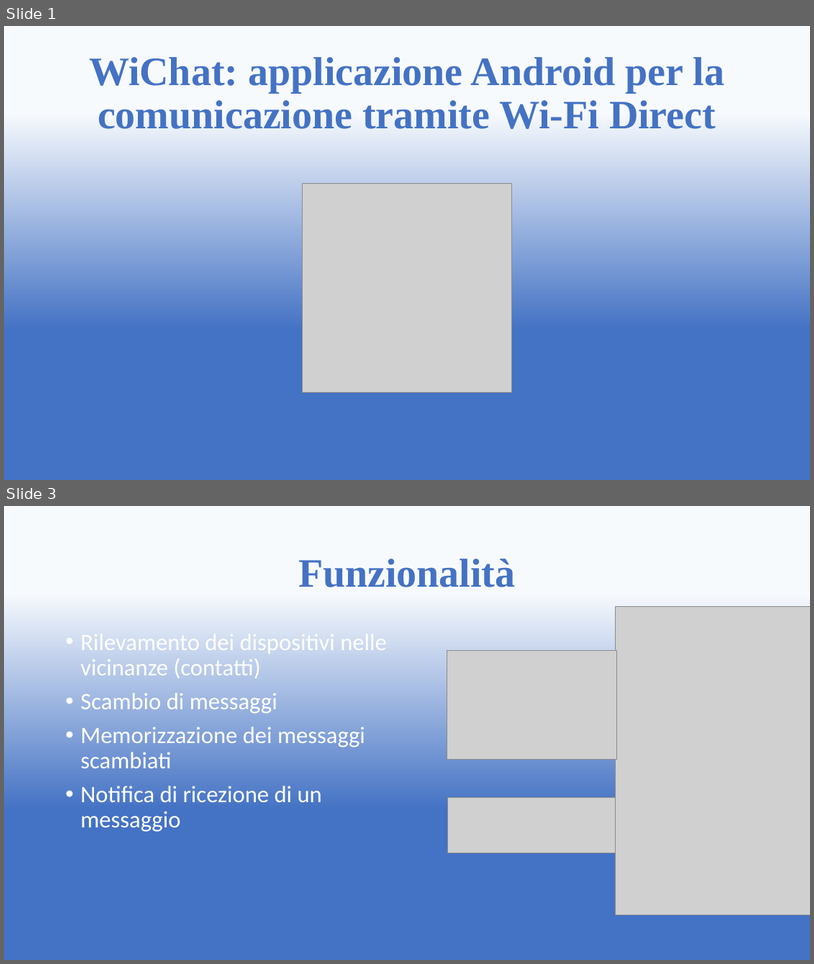
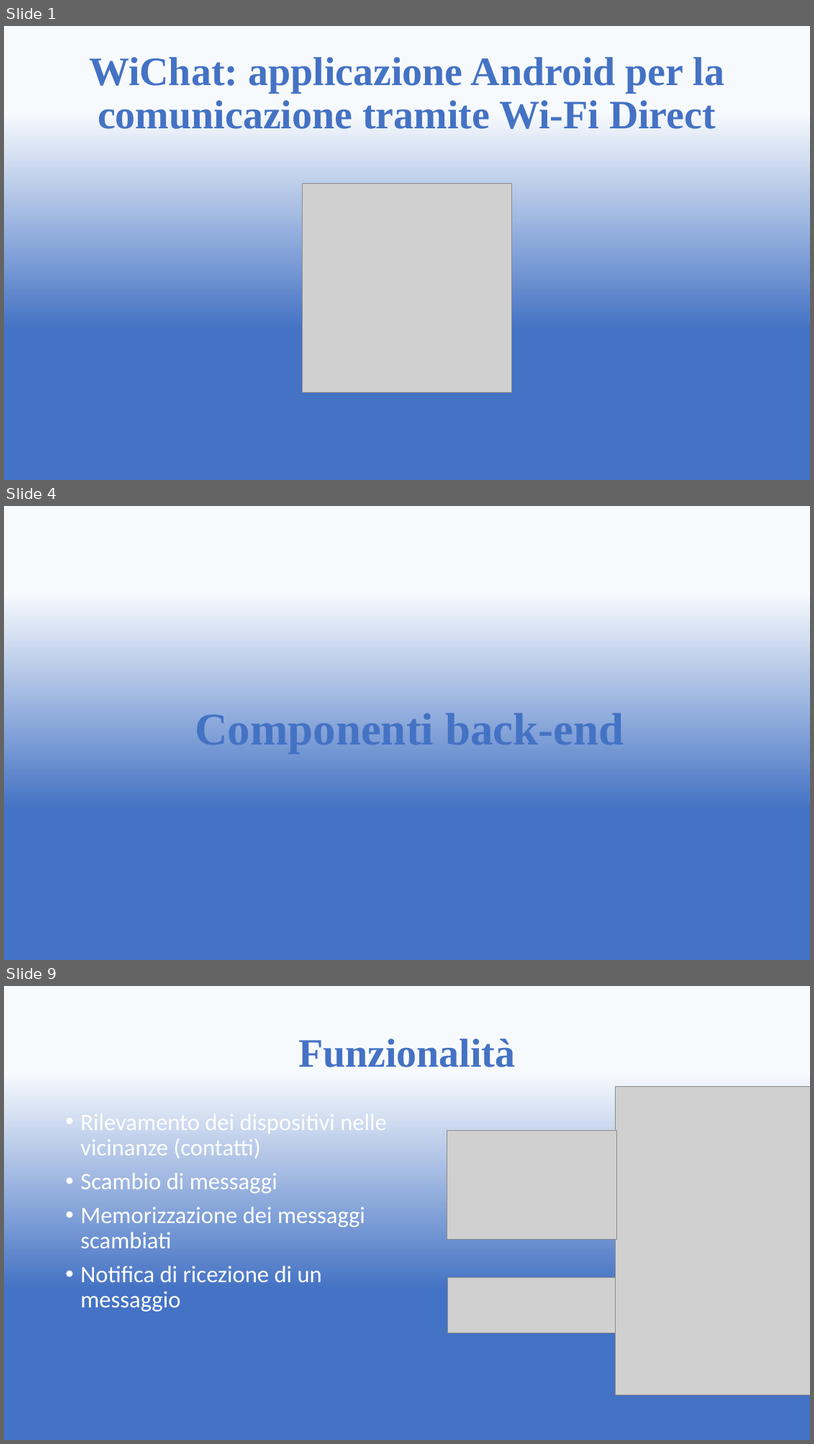
Before and after one commit to Nilio88/hello-world, a slide deck: Presentazione WiChat.pptx. Shown one above the other, each under a label of ours: slides 1 and 3 before the commit, slides 1, 4 and 9 after it; the slides between them are not shown. The pictures are 814x964 and 814x1444 pixels, drawn with LibreOffice and Linux fonts; fonts in the diff are those of the drawing; grey boxes stand for pictures. Boxes give left, top, right and bottom in pixels: in the first picture for what was removed or moved away, otherwise in the second. Text is boxed around its words. In the diff, an @@ line names an element or a change of style, - is before the commit and + after.

```diff
--- a/Presentazione WiChat.pptx
+++ b/Presentazione WiChat.pptx
@@ slide 4 added at (x1=4, y1=506, x2=810, y2=960), background gradient #F7FAFD to #4472C4 @@
@@ title added at (x1=195, y1=713, x2=624, y2=754), 54 pt, text #4472C4, bold @@
+Componenti back-end
@@ what was slide 3 is now slide 9 @@
```
Also in this commit, not shown: 3 slides changed, 4 other slides added.
